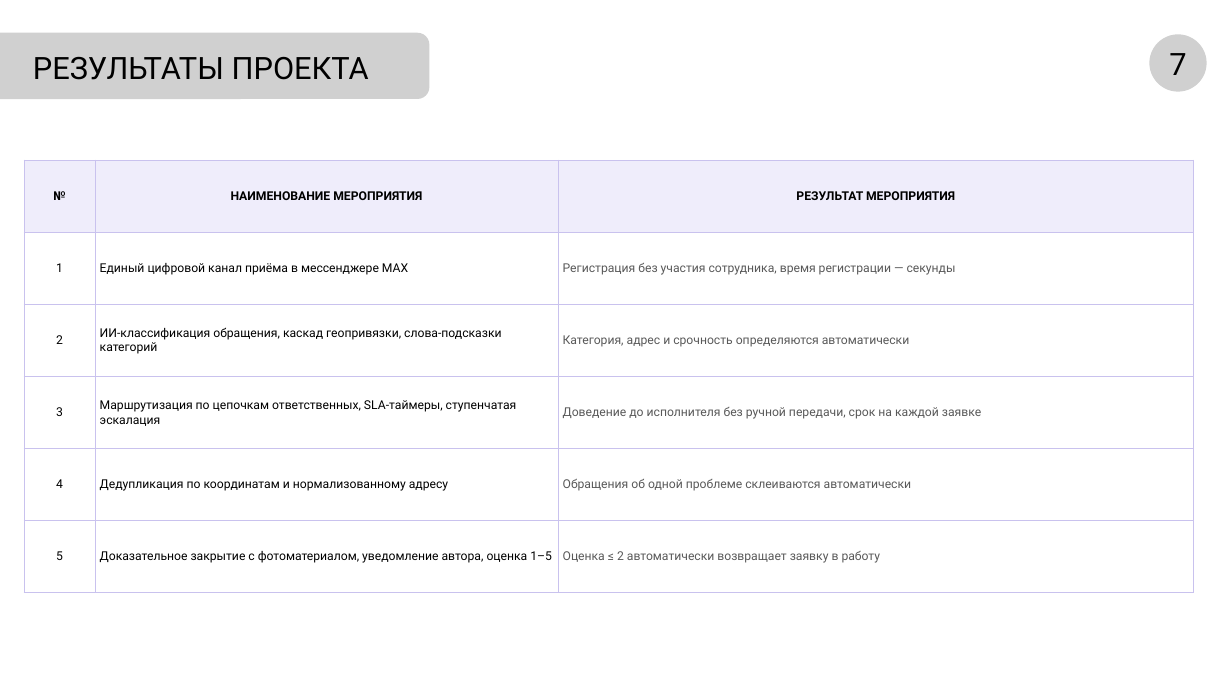
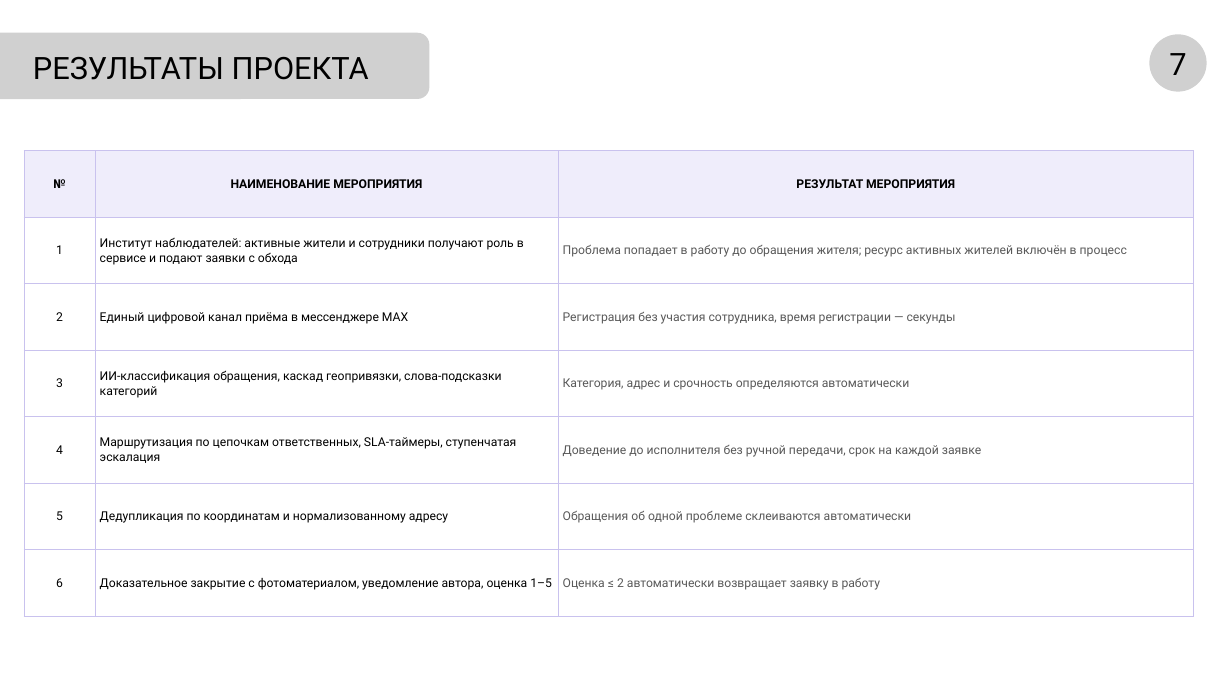
Before and after one commit to NiceGenn/Team-28-progress, a slide deck: slide 7 of файлы/prezentaciya-chernovik.pptx. Drawn at 1232x693 pixels with LibreOffice and Linux fonts; fonts in the diff are those of the drawing; grey boxes stand for pictures. Boxes give left, top, right and bottom in pixels: in the first picture for what was removed or moved away, otherwise in the second. Text is boxed around its words. In the diff, an @@ line names an element or a change of style, - is before the commit and + after.

```diff
--- a/файлы/prezentaciya-chernovik.pptx
+++ b/файлы/prezentaciya-chernovik.pptx
@@ table at <box>24,151,1194,616</box> @@
-row 2: 1 | Единый цифровой канал приёма в мессенджере MAX | Регистрация без участия сотрудника, время регистрации — секунды
-row 3: 2 | ИИ-классификация обращения, каскад геопривязки, слова-подсказки категорий | Категория, адрес и срочность определяются автоматически
-row 4: 3 | Маршрутизация по цепочкам ответственных, SLA-таймеры, ступенчатая эскалация | Доведение до исполнителя без ручной передачи, срок на каждой заявке
-row 5: 4 | Дедупликация по координатам и нормализованному адресу | Обращения об одной проблеме склеиваются автоматически
-row 6: 5 | Доказательное закрытие с фотоматериалом, уведомление автора, оценка 1–5 | Оценка ≤ 2 автоматически возвращает заявку в работу
+row 2: 1 | Институт наблюдателей: активные жители и сотрудники получают роль в сервисе и подают заявки с обхода | Проблема попадает в работу до обращения жителя; ресурс активных жителей включён в процесс
+row 3: 2 | Единый цифровой канал приёма в мессенджере MAX | Регистрация без участия сотрудника, время регистрации — секунды
+row 4: 3 | ИИ-классификация обращения, каскад геопривязки, слова-подсказки категорий | Категория, адрес и срочность определяются автоматически
+row 5: 4 | Маршрутизация по цепочкам ответственных, SLA-таймеры, ступенчатая эскалация | Доведение до исполнителя без ручной передачи, срок на каждой заявке
+row 6: 5 | Дедупликация по координатам и нормализованному адресу | Обращения об одной проблеме склеиваются автоматически
+row 7: 6 | Доказательное закрытие с фотоматериалом, уведомление автора, оценка 1–5 | Оценка ≤ 2 автоматически возвращает заявку в работу
@@ table: place and size @@
-table at <box>24,160,1194,592</box>
+table at <box>24,151,1194,616</box>
```
Also in this commit, not shown: 11 other slides changed, 23 other files.
